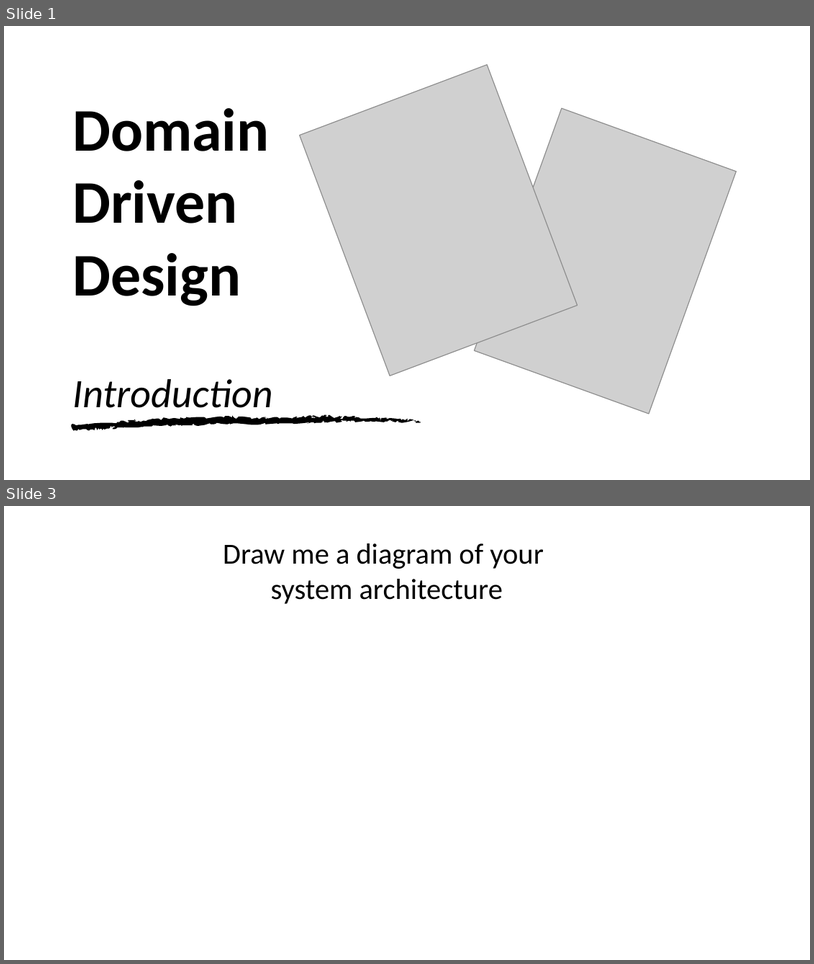
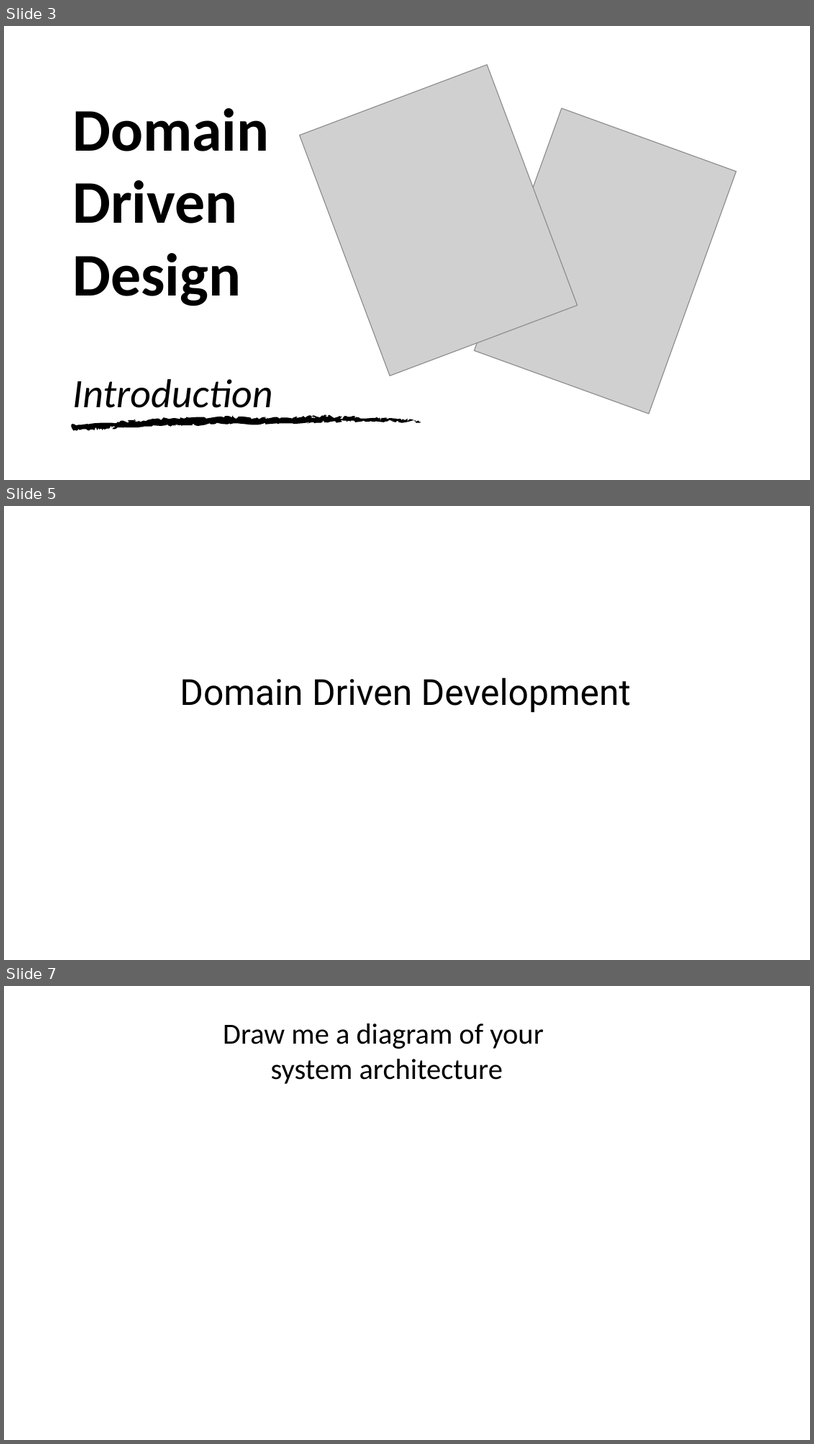
Before and after one commit to Elders/be-a-better-dev, a slide deck: Presentations/DomainDrivenDesign/DDD-Introduction.pptx. Shown one above the other, each under a label of ours: slides 1 and 3 before the commit, slides 3, 5 and 7 after it; the slides between them are not shown. The pictures are 814x964 and 814x1444 pixels, drawn with LibreOffice and Linux fonts; fonts in the diff are those of the drawing; grey boxes stand for pictures; background and template pictures are left out. Boxes give left, top, right and bottom in pixels: in the first picture for what was removed or moved away, otherwise in the second. Text is boxed around its words. In the diff, an @@ line names an element or a change of style, - is before the commit and + after.

```diff
--- a/Presentations/DomainDrivenDesign/DDD-Introduction.pptx
+++ b/Presentations/DomainDrivenDesign/DDD-Introduction.pptx
@@ slide 5 added at (4, 506, 810, 960), background picture (left out) @@
@@ text added at (180, 677, 631, 712), 32 pt, text #000000 @@
+Domain Driven Development
@@ what was slide 1 is now slide 3 @@
@@ what was slide 3 is now slide 7 @@
```
Also in this commit, not shown: 7 slides changed, 7 other slides added.
